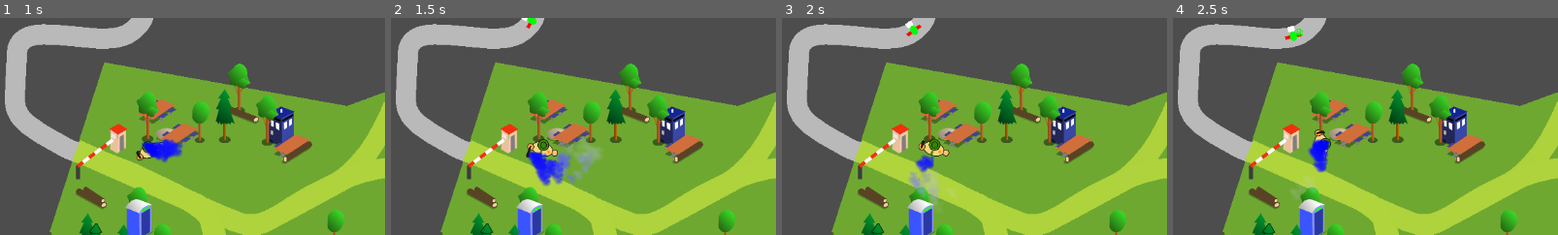
Above: before the commit, frames 1-4 (left to right).
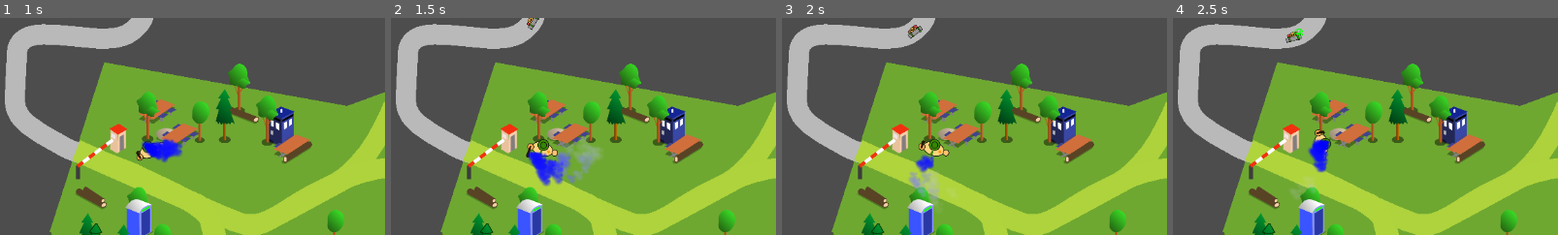
Above: after the commit, the same moments.

Repository: Doccrazy/ludum54
Game: Godot game, scene res://main.tscn
Same seed, same stepped clock (60 frames per second), same inputs: the game is played once before the commit and once after it.
Inputs (mouse positions are % of the whole screen's width and height, from its top left):
- Up to frame 1 (1 s): tap Enter at 0.5 s; move the mouse to (72, 45) at 0.52 s; hold D (right) from 0.53 s (still down); hold Ctrl (fire) from 0.53 s (still down)
- Up to frame 2 (1.5 s): move the mouse to (30, 55) at 1.27 s; release D (right) at 1.28 s; release Ctrl (fire) at 1.28 s; hold S (down) from 1.28 s (still down); tap Space (action) at 1.35 s
- Up to frame 3 (2 s): keep holding S (down); tap Ctrl (fire) at 1.55 s
- Up to frame 4 (2.5 s): move the mouse to (60, 28) at 2.02 s; release S (down) at 2.03 s; hold D (right) from 2.03 s (still down); hold Ctrl (fire) from 2.03 s (still down)
The pictures show only the part of the screen within x 0-50%, y 0-50%; the shares and areas given below are measured in that part.

Frame 1 is identical in both runs. In frame 2, 0.1% of the frame differs, in the area x 33-39%, y 0-6%; in frame 3, 0.2%, in the area x 31-37%, y 1-10%; in frame 4, 0.2%.

Commit message:
♻️ add enemy sprite, fix crash

Diff:
--- a/enemy.tscn
+++ b/enemy.tscn
@@ -50,19 +50,17 @@
 molotovScene = ExtResource("2_kiepm")
 
 [node name="Sprite2D" type="Sprite2D" parent="."]
-scale = Vector2(0.2, 0.2)
+position = Vector2(-0.272727, 4.76837e-07)
+scale = Vector2(0.127273, 0.127273)
 texture = ExtResource("1_6oqut")
 region_enabled = true
-region_rect = Rect2(123.832, 132.005, 122.271, 94.1228)
+region_rect = Rect2(49.8348, 101.81, 185.777, 110.555)
 
 [node name="EnemyArea" type="Area2D" parent="."]
 
 [node name="CollisionShape2D" type="CollisionShape2D" parent="EnemyArea"]
 position = Vector2(0, 7.04)
 shape = SubResource("CircleShape2D_4e010")
-
-[node name="Line2D" type="Line2D" parent="."]
-points = PackedVector2Array(0, 8, 0, 16)
 
 [node name="EnemyBody" type="StaticBody2D" parent="."]
 
--- a/graphics/characters.svg
+++ b/graphics/characters.svg
@@ -27,7 +27,7 @@
      showgrid="false"
      inkscape:zoom="1.0444209"
      inkscape:cx="377.72127"
-     inkscape:cy="423.20102"
+     inkscape:cy="346.60355"
      inkscape:window-width="1920"
      inkscape:window-height="1009"
      inkscape:window-x="1912"
@@ -92,20 +92,6 @@
        rx="0.53739446"
        ry="0.17913148" />
     <rect
-       style="fill:#ff0000;stroke-width:10"
-       id="rect34101"
-       width="35.826298"
-       height="6.8069963"
-       x="29.019299"
-       y="45.141132" />
-    <ellipse
-       style="fill:#00ff00;stroke-width:10"
-       id="path34155"
-       cx="48.186367"
-       cy="48.544628"
-       rx="6.9861279"
-       ry="9.493969" />
-    <rect
        style="fill:url(#linearGradient49205);stroke-width:1;stroke:#757575;stroke-opacity:1;stroke-dasharray:none;fill-opacity:1"
        id="rect49018"
        width="36.542824"
@@ -251,5 +237,66 @@
        style="fill:#251604;fill-opacity:1;stroke:none;stroke-width:1;stroke-dasharray:none;stroke-opacity:1"
        d="m 16.981406,116.37001 -1.266651,15.45314 1.519981,3.03996 h 3.039962 l 1.773311,-1.77331 -1.773311,-3.29329 -0.759991,-13.93316 z"
        id="path71363-9" />
+    <rect
+       style="fill:#db463d;fill-opacity:1;stroke:#141414;stroke-width:1.53371;stroke-dasharray:none;stroke-opacity:1"
+       id="rect76298"
+       width="9.3248272"
+       height="14.375775"
+       x="45.751011"
+       y="37.08654"
+       rx="1.5337077"
+       ry="1.5337077" />
+    <rect
+       style="fill:#db3d40;fill-opacity:1;stroke:#141414;stroke-width:1.53371;stroke-dasharray:none;stroke-opacity:1"
+       id="rect76300"
+       width="9.7133608"
+       height="16.318447"
+       x="22.827467"
+       y="38.640667"
+       rx="1.5337077"
+       ry="1.5337077" />
+    <circle
+       style="fill:#db9d3d;fill-opacity:1;stroke:#141414;stroke-width:1.53371;stroke-dasharray:none;stroke-opacity:1"
+       id="path75718"
+       cx="38.951641"
+       cy="45.051483"
+       r="9.907629" />
+    <rect
+       style="fill:#959595;fill-opacity:1;stroke:#141414;stroke-width:1.53371;stroke-dasharray:none;stroke-opacity:1"
+       id="rect76240"
+       width="46.624134"
+       height="12.821637"
+       x="14.668245"
+       y="29.70439" />
+    <rect
+       style="fill:#48ae00;fill-opacity:1;stroke:#141414;stroke-width:1.53371;stroke-dasharray:none;stroke-opacity:1"
+       id="rect76242"
+       width="3.4968102"
+       height="15.152844"
+       x="49.247818"
+       y="28.927309" />
+    <rect
+       style="fill:#2ba000;fill-opacity:1;stroke:#141414;stroke-width:1.53371;stroke-dasharray:none;stroke-opacity:1"
+       id="rect76244"
+       width="3.4968102"
+       height="17.484051"
+       x="21.661846"
+       y="27.373182" />
+    <circle
+       style="fill:#000000;fill-opacity:1;stroke:none;stroke-width:1;stroke-dasharray:none;stroke-opacity:1"
+       id="path77152"
+       cx="34.579567"
+       cy="48.006069"
+       r="2.1533065" />
+    <circle
+       style="fill:#000000;fill-opacity:1;stroke:none;stroke-width:1.13389;stroke-dasharray:none;stroke-opacity:1"
+       id="path77154"
+       cx="42.052807"
+       cy="47.879402"
+       r="2.2799716" />
+    <path
+       style="fill:#000000;fill-opacity:1;stroke:#000000;stroke-width:1.5;stroke-dasharray:none;stroke-opacity:1"
+       d="m 33.692912,46.10609 h 8.359896"
+       id="path77198" />
   </g>
 </svg>
--- a/graphics/effects.svg
+++ b/graphics/effects.svg
@@ -25,9 +25,9 @@
      inkscape:deskcolor="#d1d1d1"
      inkscape:document-units="mm"
      showgrid="false"
-     inkscape:zoom="2.0888418"
-     inkscape:cx="356.89634"
-     inkscape:cy="236.01595"
+     inkscape:zoom="1.4770342"
+     inkscape:cx="406.55794"
+     inkscape:cy="366.95155"
      inkscape:window-width="1920"
      inkscape:window-height="1009"
      inkscape:window-x="1912"
@@ -196,5 +196,61 @@
        inkscape:export-filename="shockwave.png"
        inkscape:export-xdpi="279.7962"
        inkscape:export-ydpi="279.7962" />
+    <text
+       xml:space="preserve"
+       style="font-size:33.8667px;font-family:sans-serif;-inkscape-font-specification:sans-serif;text-align:center;text-anchor:middle;fill:#00ff00;fill-opacity:1;stroke-width:10;stroke-dasharray:none"
+       x="29.0193"
+       y="97.089272"
+       id="text63048"
+       inkscape:export-filename="happyFace.png"
+       inkscape:export-xdpi="91.19101"
+       inkscape:export-ydpi="91.19101"><tspan
+         sodipodi:role="line"
+         id="tspan63046"
+         style="fill:#00ff00;stroke-width:10"
+         x="29.0193"
+         y="97.089272">😃</tspan></text>
+    <text
+       xml:space="preserve"
+       style="font-size:33.8667px;font-family:sans-serif;-inkscape-font-specification:sans-serif;text-align:center;text-anchor:middle;fill:#ffff00;fill-opacity:1;stroke-width:10;stroke-dasharray:none"
+       x="82.042221"
+       y="108.91194"
+       id="text63154"
+       inkscape:export-filename="smileFace.png"
+       inkscape:export-xdpi="91.19101"
+       inkscape:export-ydpi="91.19101"><tspan
+         sodipodi:role="line"
+         id="tspan63152"
+         style="fill:#ffff00;stroke-width:10"
+         x="82.042221"
+         y="108.91194">🙂</tspan></text>
+    <text
+       xml:space="preserve"
+       style="font-size:33.8667px;font-family:sans-serif;-inkscape-font-specification:sans-serif;text-align:center;text-anchor:middle;fill:#ff7f2a;fill-opacity:1;stroke-width:10;stroke-dasharray:none"
+       x="130.9451"
+       y="104.97105"
+       id="text63158"
+       inkscape:export-filename="worriedFace.png"
+       inkscape:export-xdpi="91.19101"
+       inkscape:export-ydpi="91.19101"><tspan
+         sodipodi:role="line"
+         id="tspan63156"
+         style="fill:#ff7f2a;stroke-width:10"
+         x="130.9451"
+         y="104.97105">🤨</tspan></text>
+    <text
+       xml:space="preserve"
+       style="font-style:normal;font-variant:normal;font-weight:normal;font-stretch:normal;font-size:33.8667px;font-family:Arial;-inkscape-font-specification:Arial;text-align:center;text-anchor:middle;fill:#ff0000;fill-opacity:1;stroke-width:10;stroke-dasharray:none"
+       x="171.78708"
+       y="70.398666"
+       id="text63162"
+       inkscape:export-filename="angryFace.png"
+       inkscape:export-xdpi="97.717598"
+       inkscape:export-ydpi="97.717598"><tspan
+         sodipodi:role="line"
+         id="tspan63160"
+         style="font-style:normal;font-variant:normal;font-weight:normal;font-stretch:normal;font-family:sans-serif;-inkscape-font-specification:sans-serif;stroke-width:10;fill:#ff0000"
+         x="171.78708"
+         y="70.398666">😡</tspan></text>
   </g>
 </svg>
--- a/tents/tent.gd
+++ b/tents/tent.gd
@@ -23,3 +23,4 @@
 func extinguish():
 	if fireObj:
 		fireObj.queue_free()
+		fireObj = null
--- a/trash.gd
+++ b/trash.gd
@@ -23,3 +23,4 @@
 func extinguish():
 	if fireObj:
 		fireObj.queue_free()
+		fireObj = null
